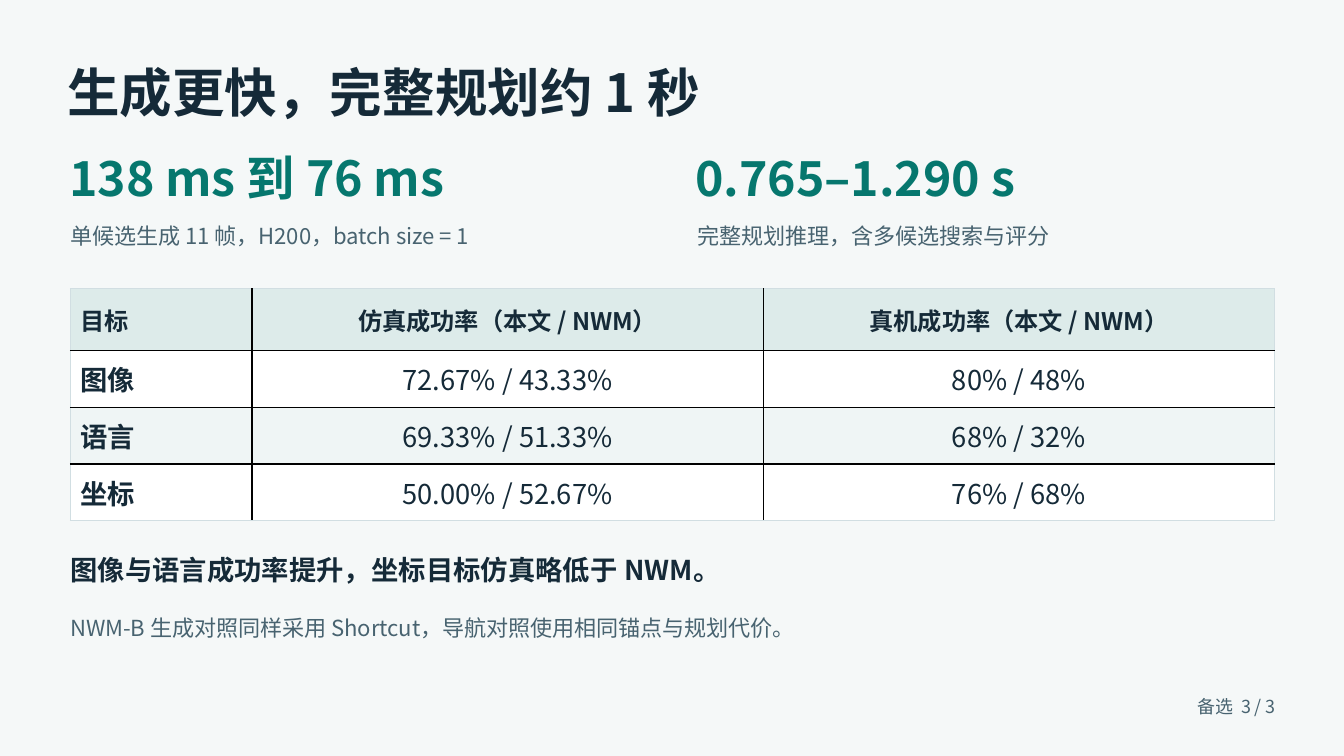
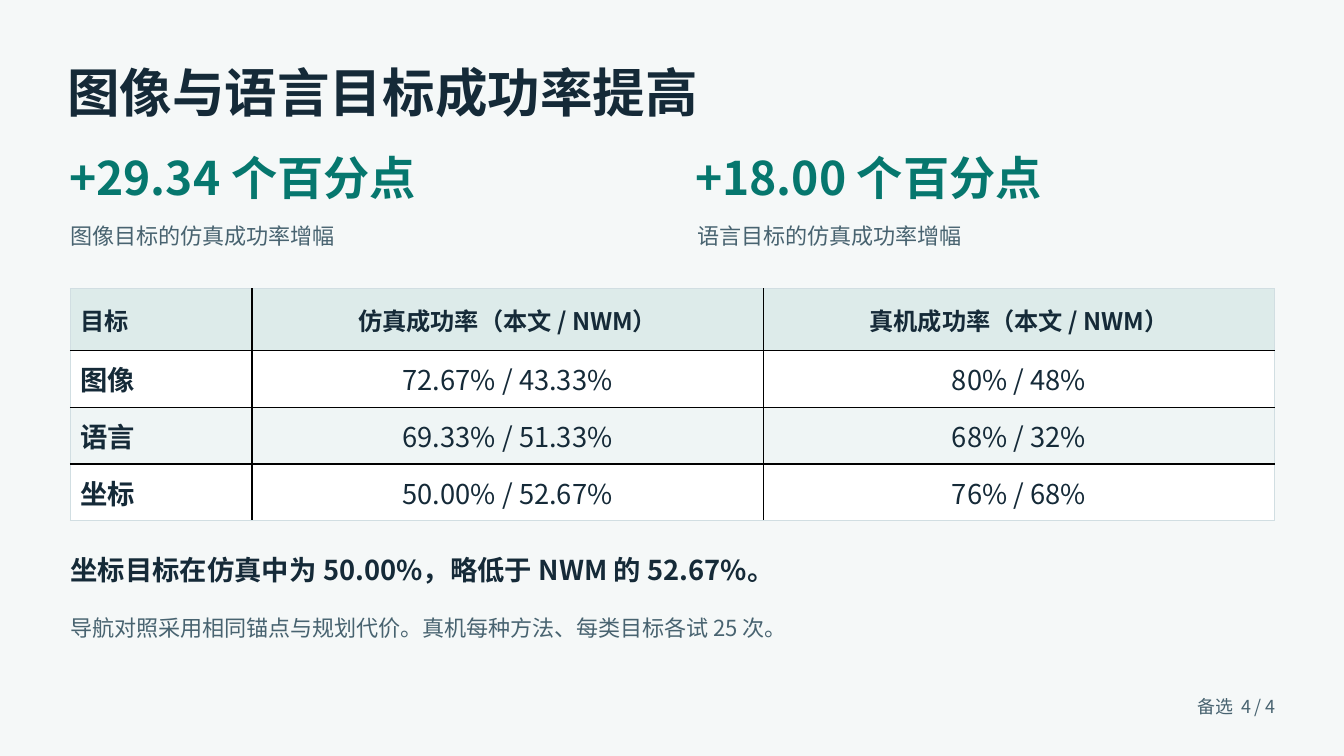
Before and after one commit to tungchiahui/tungchiahui_content, a slide deck: slide 4 of content/posts/2026-11-27-组会-One-Step-World-Model-备选稿.pptx (slide 3 before the commit). Drawn at 1344x756 pixels with LibreOffice and Linux fonts; fonts in the diff are those of the drawing. Boxes give left, top, right and bottom in pixels: in the first picture for what was removed or moved away, otherwise in the second. Text is boxed around its words. In the diff, an @@ line names an element or a change of style, - is before the commit and + after.

```diff
--- a/content/posts/2026-11-27-组会-One-Step-World-Model-备选稿.pptx
+++ b/content/posts/2026-11-27-组会-One-Step-World-Model-备选稿.pptx
@@ text at [67, 67, 698, 117]: text changed @@
-生成更快，完整规划约 1 秒
+图像与语言目标成功率提高
@@ text at [69, 155, 416, 199]: text changed; size 34.5 to 33 pt @@
-138 ms 到 76 ms
++29.34 个百分点
@@ text at [695, 155, 1042, 199]: text changed; size 34.5 to 33 pt @@
-0.765–1.290 s
++18.00 个百分点
@@ text at [70, 225, 334, 246]: text changed @@
-单候选生成 11 帧，H200，batch size = 1
+图像目标的仿真成功率增幅
@@ text at [697, 225, 961, 246]: text changed @@
-完整规划推理，含多候选搜索与评分
+语言目标的仿真成功率增幅
@@ text at [70, 556, 774, 584]: text changed @@
-图像与语言成功率提升，坐标目标仿真略低于 NWM。
+坐标目标在仿真中为 50.00%，略低于 NWM 的 52.67%。
@@ text at [70, 617, 787, 638]: text changed @@
-NWM-B 生成对照同样采用 Shortcut，导航对照使用相同锚点与规划代价。
+导航对照采用相同锚点与规划代价。真机每种方法、每类目标各试 25 次。
@@ text at [1197, 698, 1276, 715]: text changed @@
-备选 3 / 3
+备选 4 / 4
```
Also in this commit, not shown: 2 other slides changed, 1 slide added, 1 other file.
